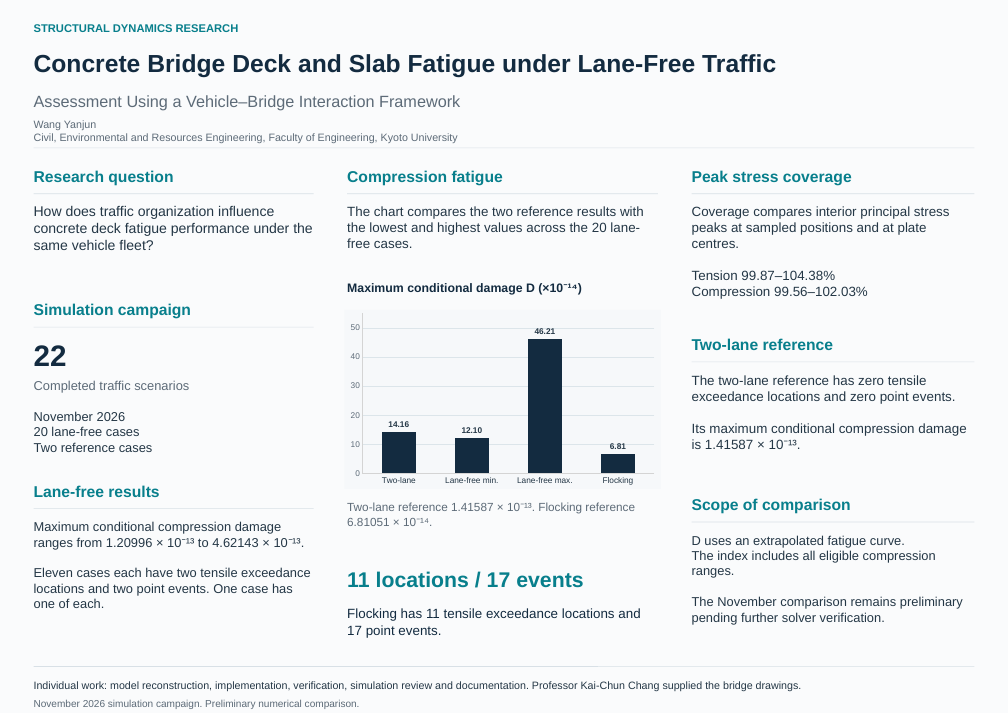
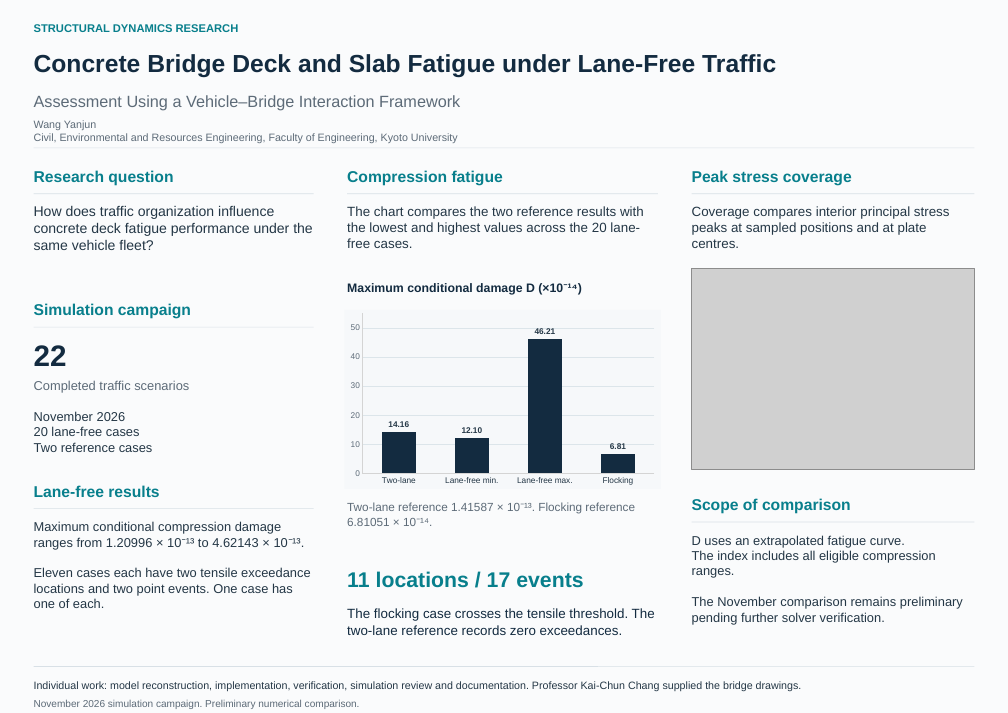
Before and after one commit to AkaiSora1337/vbi-research-case-study, a slide deck: slide 1 of poster/VBI_research_poster.pptx. Drawn at 1008x713 pixels with LibreOffice and Linux fonts; fonts in the diff are those of the drawing; grey boxes stand for pictures. Boxes give left, top, right and bottom in pixels: in the first picture for what was removed or moved away, otherwise in the second. Text is boxed around its words. In the diff, an @@ line names an element or a change of style, - is before the commit and + after.

Commit message:
Tensile Exceedance Distribution and Peak Stress Coverage

```diff
--- a/poster/VBI_research_poster.pptx
+++ b/poster/VBI_research_poster.pptx
@@ picture added at [692,268,974,469] @@
@@ text at [692,270,868,299]: paragraphs removed @@
-Tension 99.87–104.38%
-Compression 99.56–102.03%
@@ text removed at [692,338,833,350] @@
-Two-lane reference
@@ line removed from (692, 361) to (974, 361) @@
@@ text removed at [692,375,966,449] @@
-The two-lane reference has zero tensile exceedance locations and zero point events.
-Its maximum conditional compression damage is 1.41587 × 10⁻¹³.
@@ text at [347,608,655,635]: text changed @@
-Flocking has 11 tensile exceedance locations and 17 point events.
+The flocking case crosses the tensile threshold. The two-lane reference records zero exceedances.
```
Also in this commit, not shown: 6 other files.
